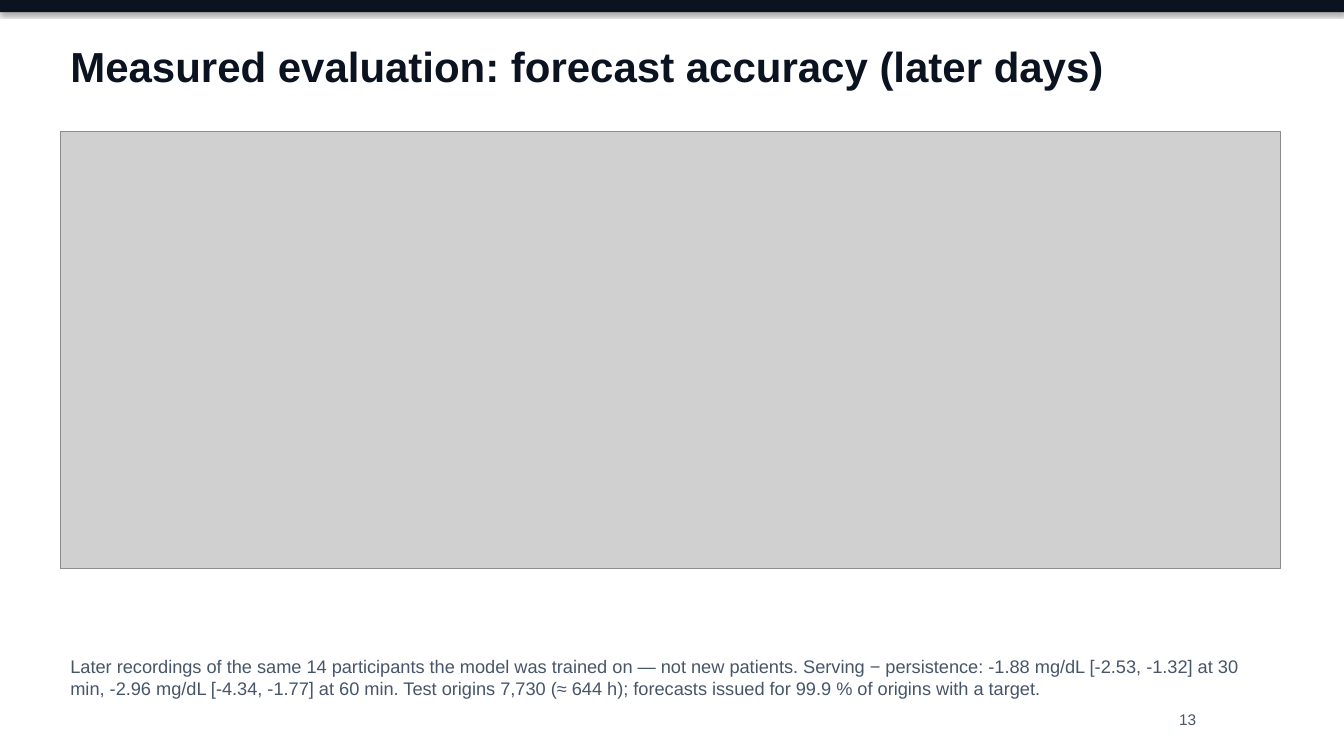
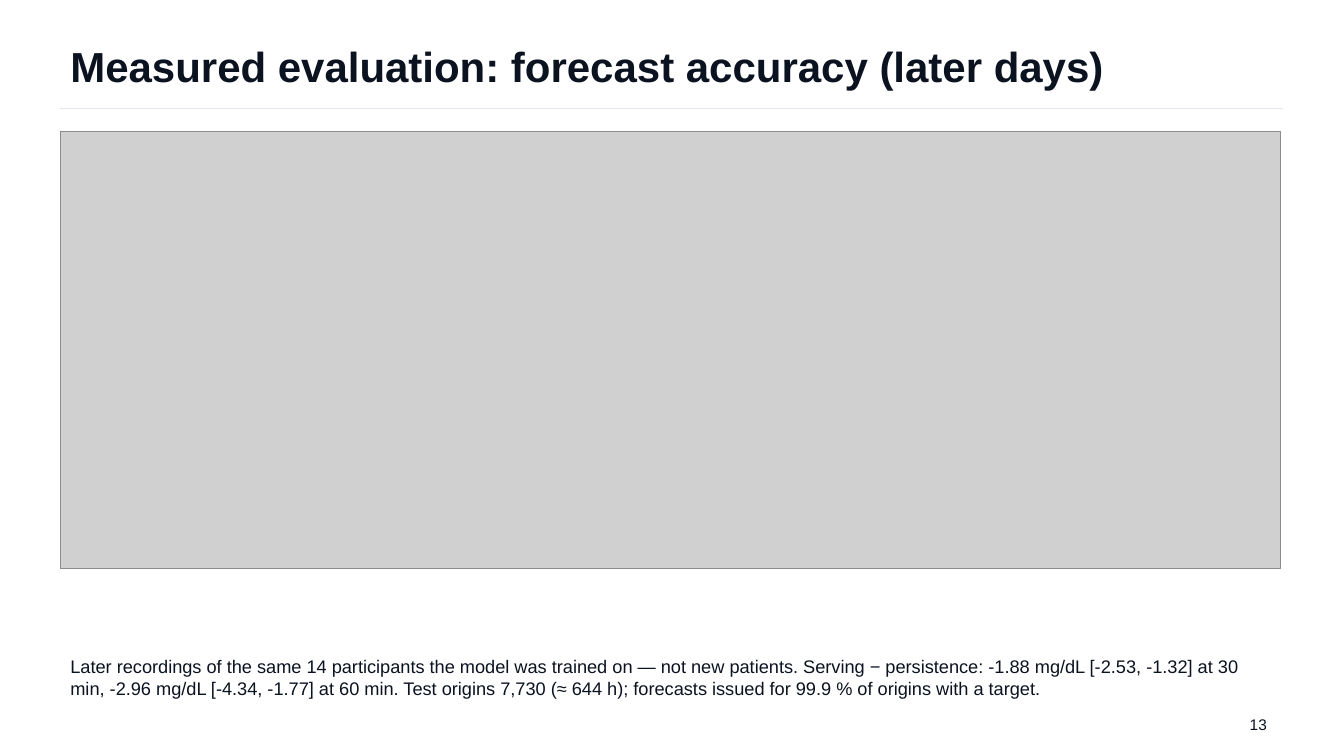
Before and after one commit to Avi36005/DigitalTwin-Challenge-Kryptonite, a slide deck: slide 13 of docs/submission/GlucoTwin_Presentation.pptx. Drawn at 1344x756 pixels with LibreOffice and Linux fonts; fonts in the diff are those of the drawing; grey boxes stand for pictures. Boxes give left, top, right and bottom in pixels: in the first picture for what was removed or moved away, otherwise in the second. Text is boxed around its words. In the diff, an @@ line names an element or a change of style, - is before the commit and + after.

```diff
--- a/docs/submission/GlucoTwin_Presentation.pptx
+++ b/docs/submission/GlucoTwin_Presentation.pptx
@@ rectangle removed at <box>0,0,1344,12</box> @@
@@ line added from (60, 109) to (1284, 109), #E3E8EF 0.75 pt @@
@@ text "Later recordings of the same ..." at <box>70,659,1238,699</box>: text colour #475569 to #0B1220 @@
@@ text "13" at <box>1250,719,1267,730</box>: text colour #475569 to #0B1220 @@
@@ text "13": place and size @@
-text "13" at <box>1179,714,1196,725</box>
+text "13" at <box>1250,719,1267,730</box>
```
Also in this commit, not shown: 19 other slides changed, 1 slide added, 1 slide removed, 7 other files.
